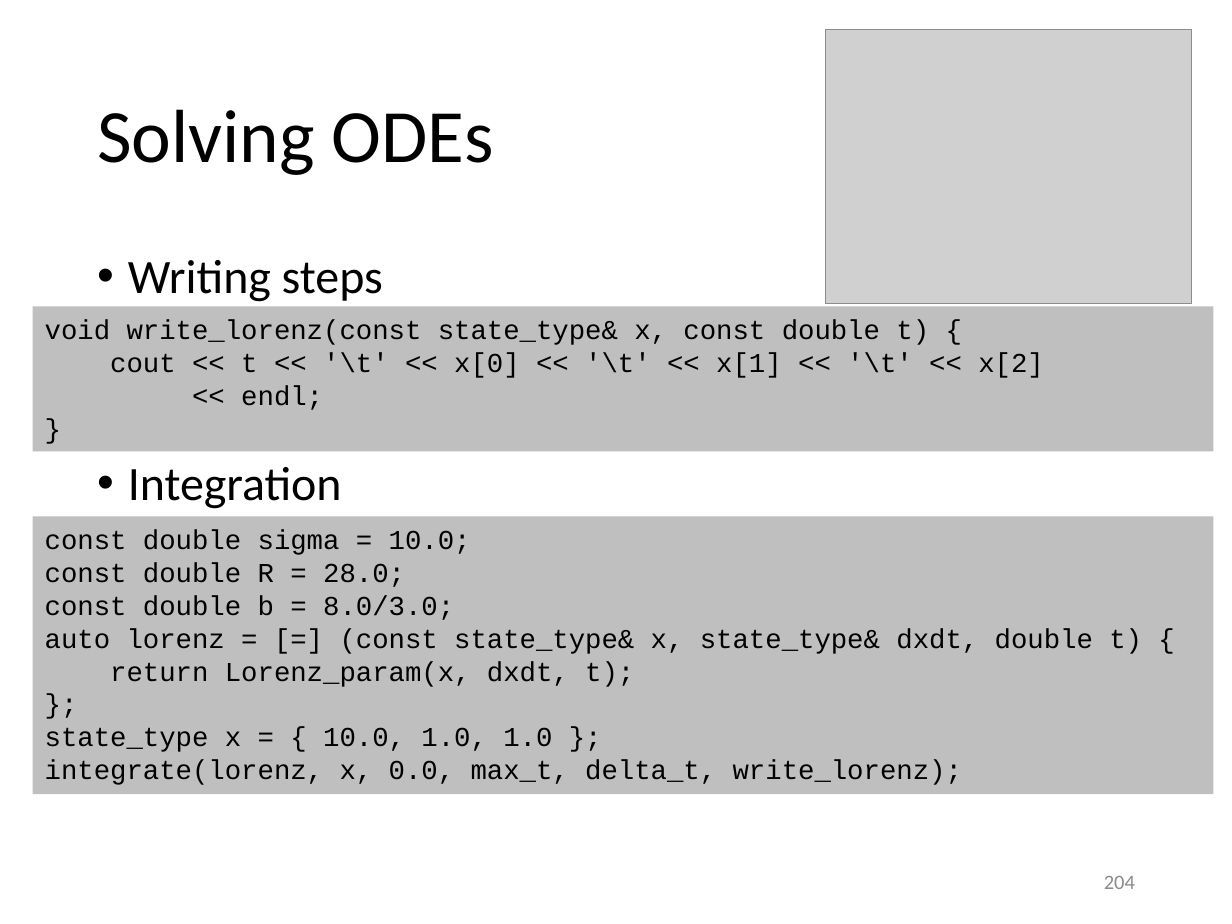
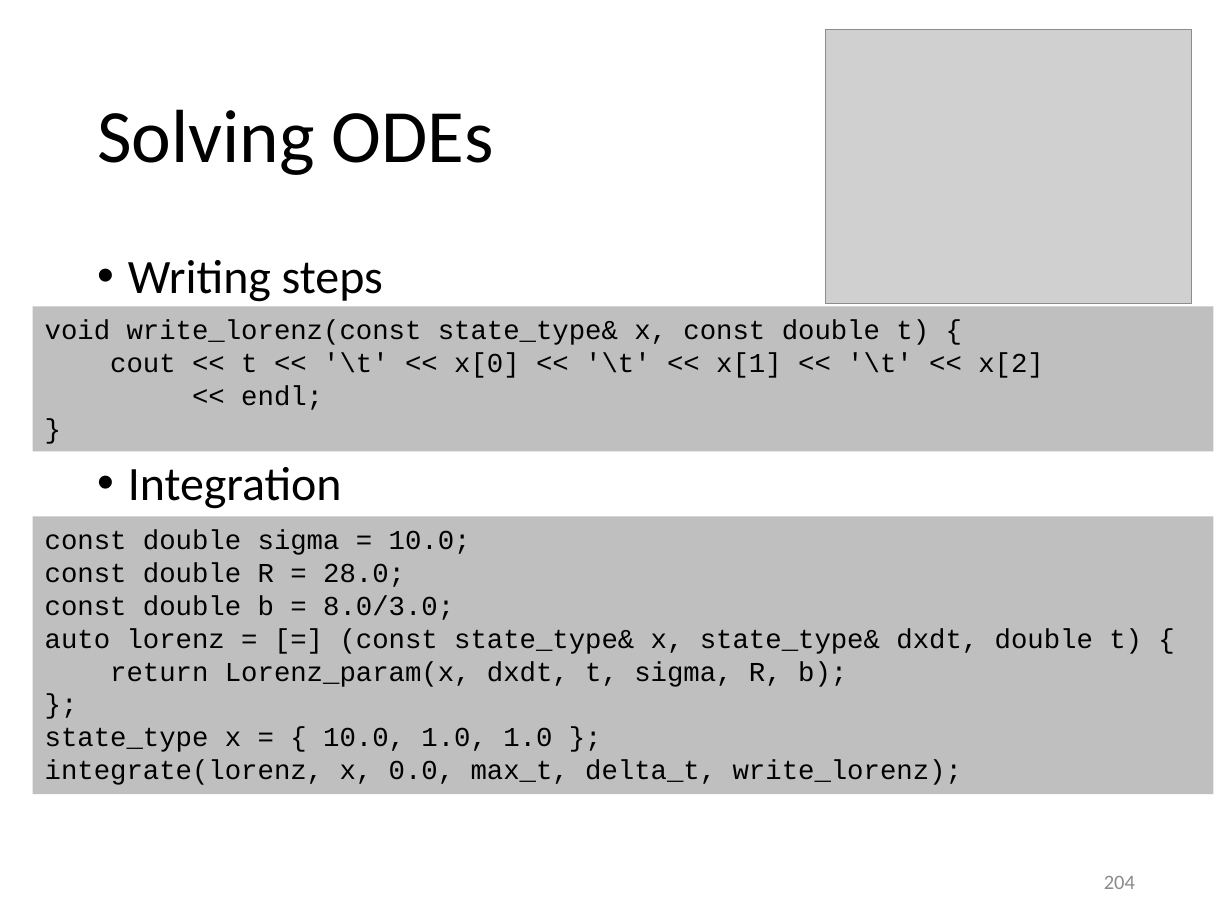
Before and after one commit to gjbex/Scientific-C-plus-plus, a slide deck: slide 204 of scientific_cpp.pptx. Drawn at 1232x924 pixels with LibreOffice and Linux fonts; fonts in the diff are those of the drawing; grey boxes stand for pictures. Boxes give left, top, right and bottom in pixels: in the first picture for what was removed or moved away, otherwise in the second. Text is boxed around its words. In the diff, an @@ line names an element or a change of style, - is before the commit and + after.

Commit message:
Fix typo

```diff
--- a/scientific_cpp.pptx
+++ b/scientific_cpp.pptx
@@ text in rectangle at (x1=110, y1=661, x2=847, y2=687): text changed @@
-return Lorenz_param(x, dxdt, t);
+return Lorenz_param(x, dxdt, t, sigma, R, b);
```
